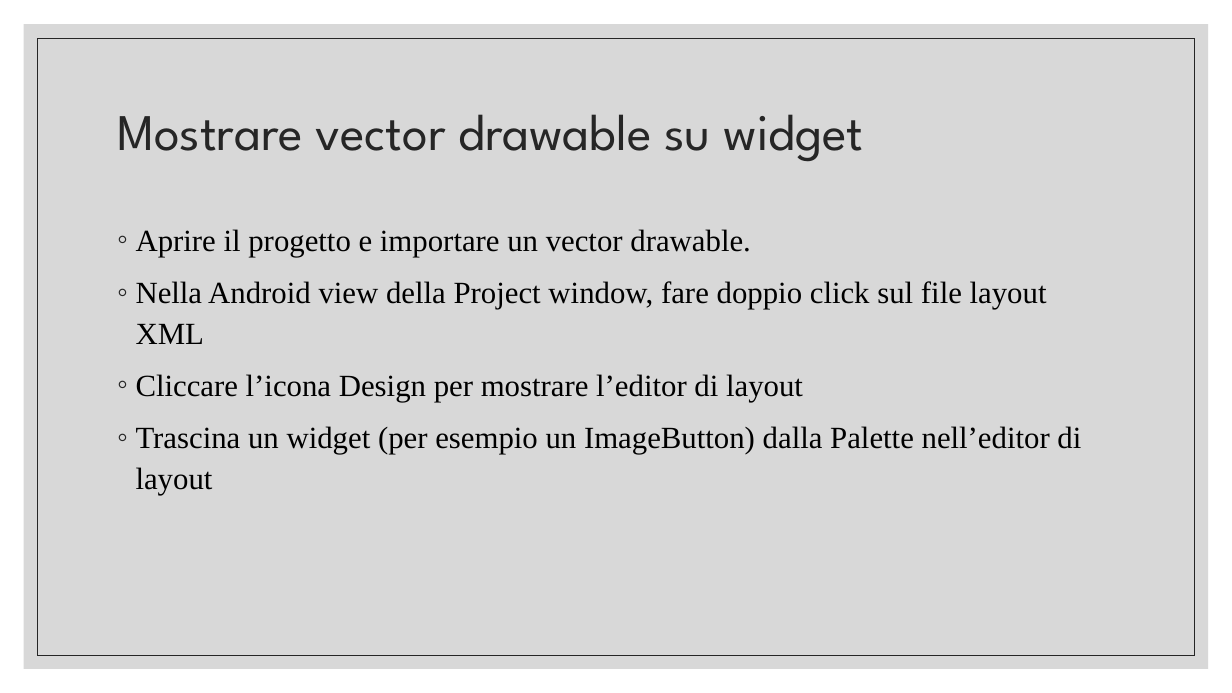
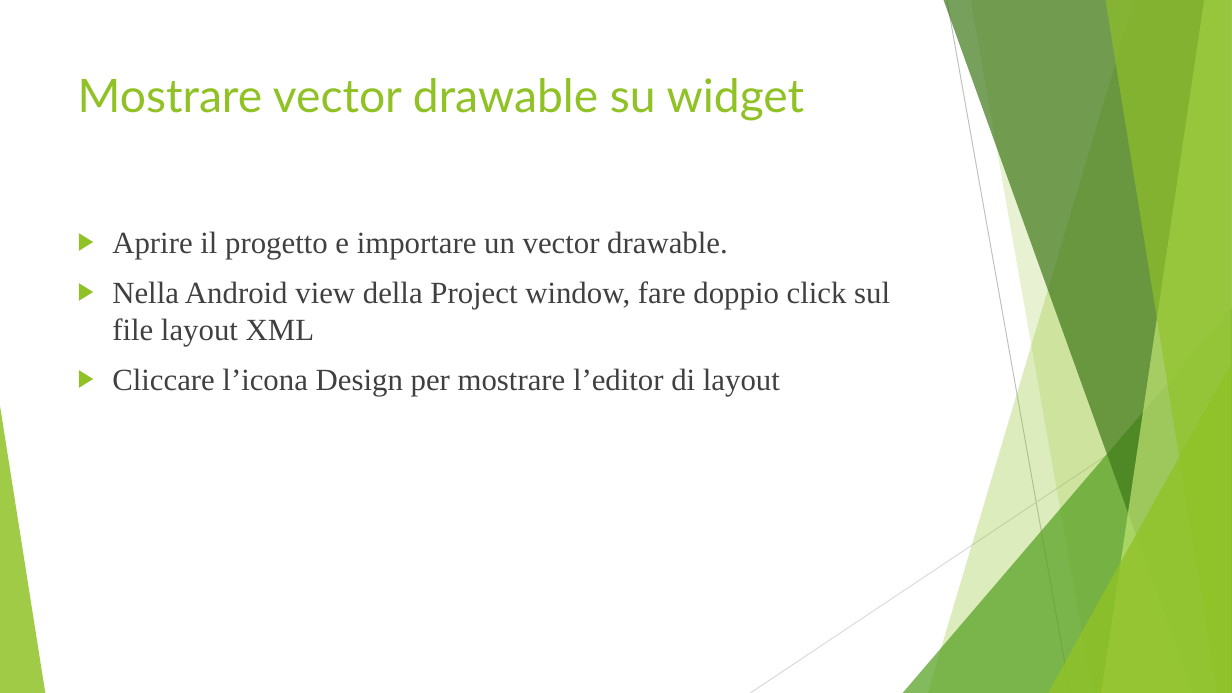
Before and after one commit to tizianotaglienti/Colleghi-Ristretti, a slide deck: slide 34 of Vector asset studio.pptx (slide 33 before the commit). Drawn at 1232x693 pixels with LibreOffice and Linux fonts; fonts in the diff are those of the drawing. Boxes give left, top, right and bottom in pixels: in the first picture for what was removed or moved away, otherwise in the second. Text is boxed around its words. In the diff, an @@ line names an element or a change of style, - is before the commit and + after.

```diff
--- a/Vector asset studio.pptx
+++ b/Vector asset studio.pptx
@@ rectangle removed at [24,24,1209,669] @@
@@ rectangle removed at [38,38,1195,655] @@
@@ title "Mostrare vector drawable su widget": place and size @@
-title "Mostrare vector drawable su widget" at [117,114,864,162]
+title "Mostrare vector drawable su widget" at [78,78,805,121]
@@ title "Mostrare vector drawable su widget" at [78,78,805,121]: size 40 to 36 pt, font League Spartan to Lato, text colour #262626 to #90C226; line spacing 0.9 to 1; vertical alignment middle to top @@
@@ text "Aprire il progetto e importare ...": place and size @@
-text "Aprire il progetto e importare ..." at [136,229,1081,495]
+text "Aprire il progetto e importare ..." at [112,231,890,396]
@@ text "Aprire il progetto e importare ..." at [112,231,890,396]: text colour #000000 to #404040; bullet ◦ to ▶; line spacing 1.1 to 1; more space between paragraphs; bullet colour #262626 to #90C226 @@
@@ group added at [0,0,1232,693]: 5 freeform shapes, 3 triangles, 2 lines @@
@@ text at [136,426,1081,495]: paragraph removed @@
-◦ Trascina un widget (per esempio un ImageButton) dalla Palette nell’editor di layout
```
Also in this commit, not shown: 48 other slides changed, 3 slides added, 1 slide removed.
